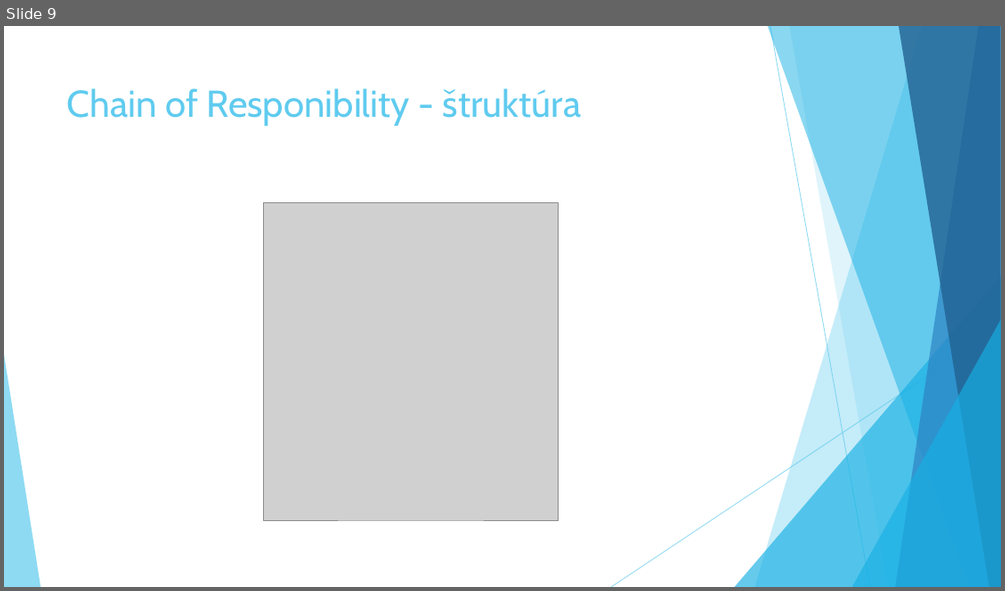
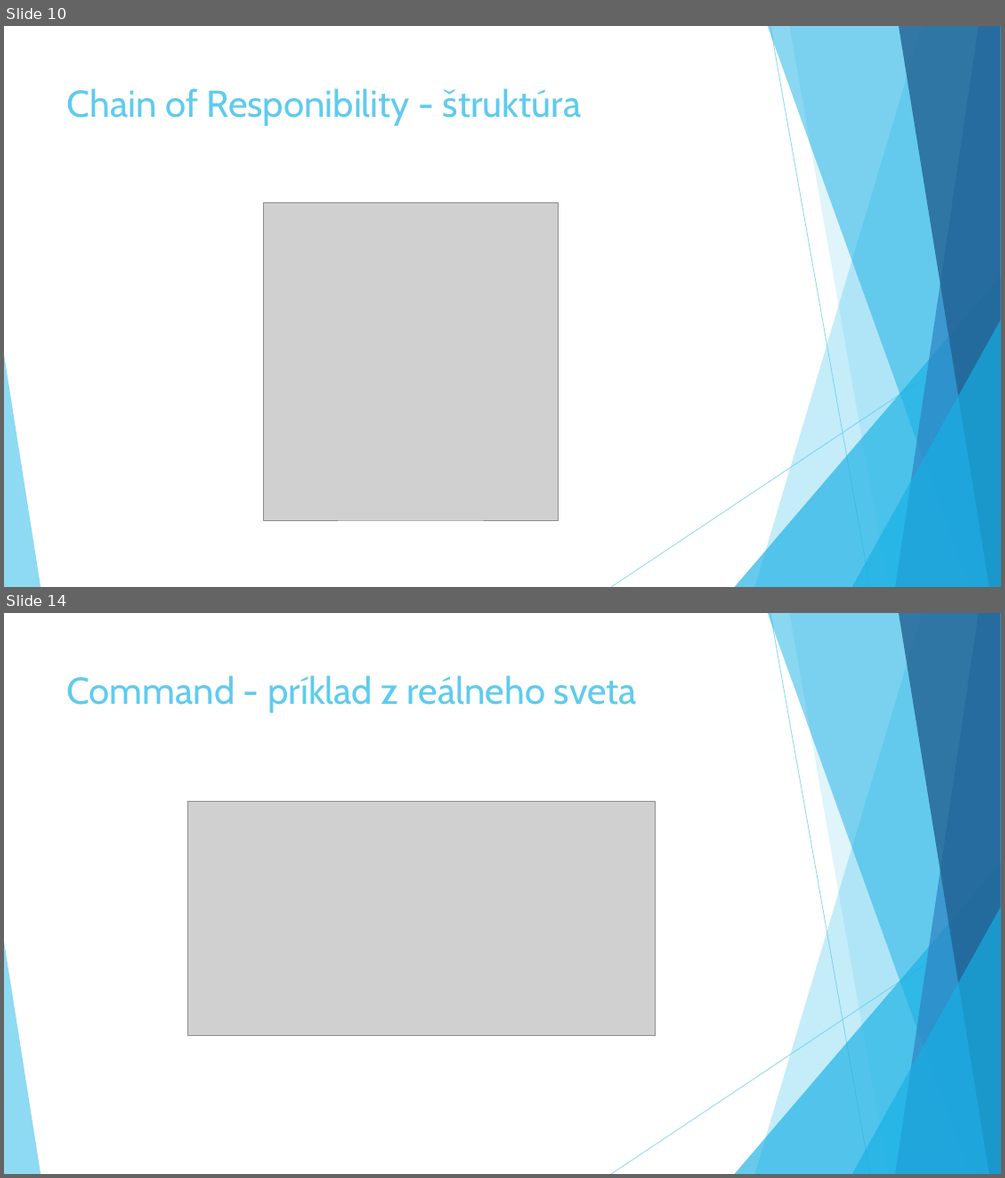
Before and after one commit to Rokulus/ASOS_prezentacia3, a slide deck: Behavioral_Design_Patterns.pptx. Shown one above the other, each under a label of ours: slide 9 before the commit, slides 10 and 14 after it; the slides between them are not shown. The pictures are 1005x591 and 1005x1178 pixels, drawn with LibreOffice and Linux fonts; fonts in the diff are those of the drawing; grey boxes stand for pictures. Boxes give left, top, right and bottom in pixels: in the first picture for what was removed or moved away, otherwise in the second. Text is boxed around its words. In the diff, an @@ line names an element or a change of style, - is before the commit and + after.

Commit message:
Added Design Pattern, Iterator, Interpreter, Command to presentation

```diff
--- a/Behavioral_Design_Patterns.pptx
+++ b/Behavioral_Design_Patterns.pptx
@@ slide 14 added at (x1=4, y1=613, x2=1001, y2=1174), background #FFFFFF; not listed: 10 template elements that a slide beside it also shows @@
@@ title added at (x1=67, y1=675, x2=637, y2=713), 36 pt, text #5FCBEF @@
+Command - príklad z reálneho sveta
@@ picture added at (x1=187, y1=802, x2=655, y2=1035) @@
@@ what was slide 9 is now slide 10 @@
```
Also in this commit, not shown: 1 slide changed, 13 other slides added.
